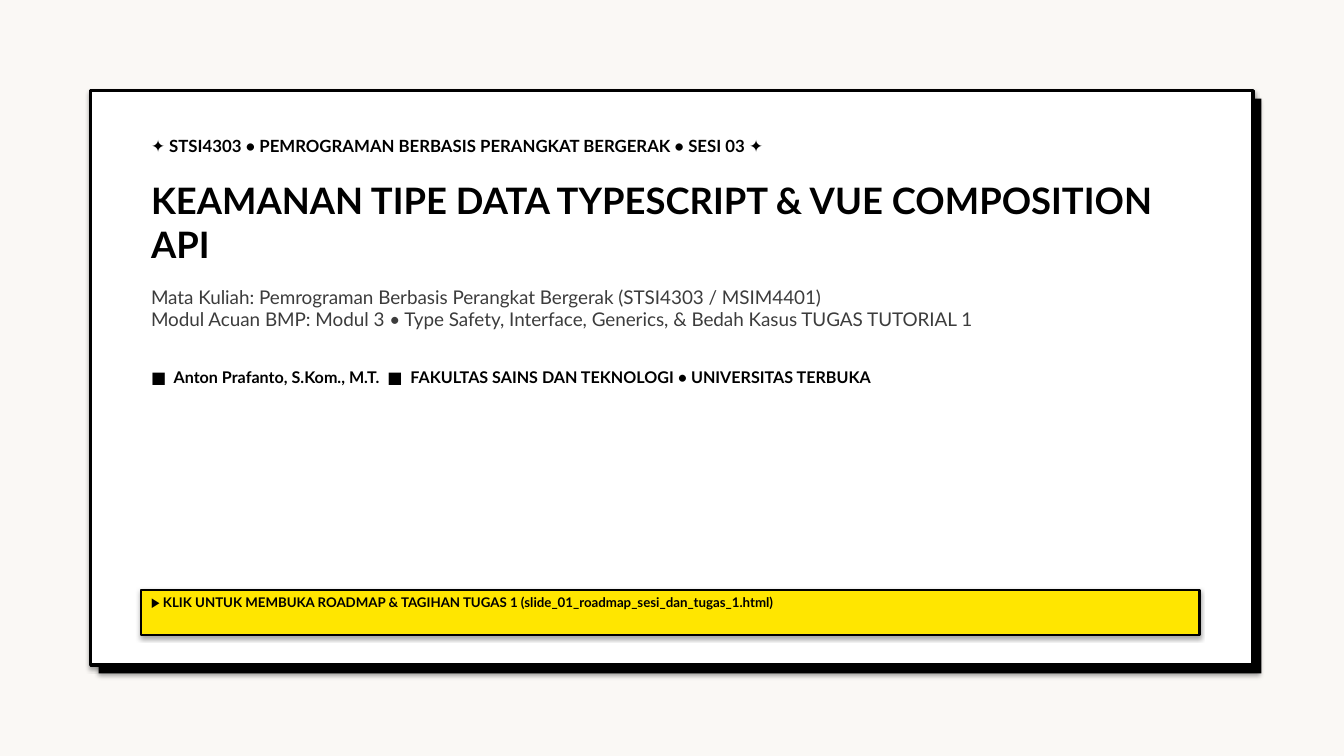
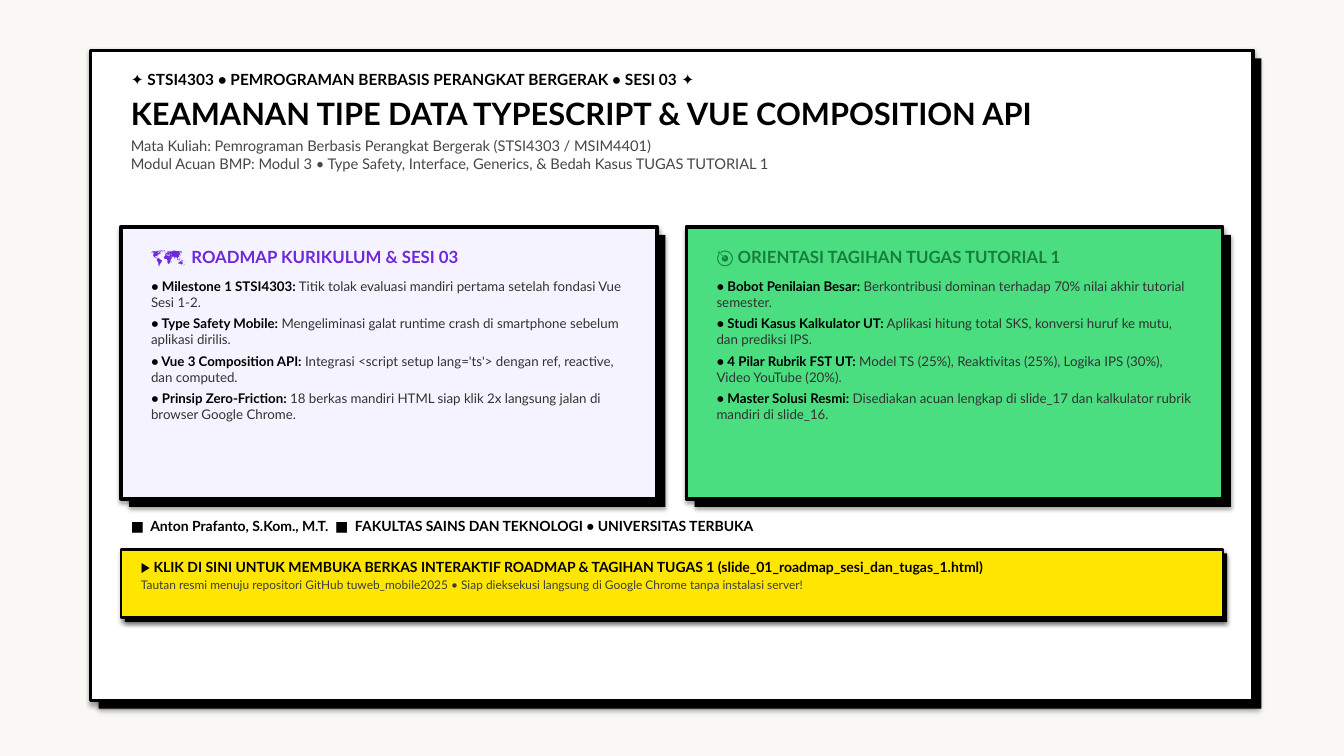
Before and after one commit to antonprafanto/tuweb_mobile2025, a slide deck: slide 1 of slide_presentasi/SESI_03_TypeScript_dan_Komposisi_Vue.pptx. Drawn at 1344x756 pixels with LibreOffice and Linux fonts; fonts in the diff are those of the drawing. Boxes give left, top, right and bottom in pixels: in the first picture for what was removed or moved away, otherwise in the second. Text is boxed around its words. In the diff, an @@ line names an element or a change of style, - is before the commit and + after.

Commit message:
feat(sesi-03): sempurnakan slide 01 pptx dengan kartu komparasi visual roadmap dan tugas 1

```diff
--- a/slide_presentasi/SESI_03_TypeScript_dan_Komposisi_Vue.pptx
+++ b/slide_presentasi/SESI_03_TypeScript_dan_Komposisi_Vue.pptx
@@ rectangle: place and size @@
-rectangle at (91,91,1253,665)
+rectangle at (91,50,1253,701)
@@ rectangle: place and size @@
-rectangle at (99,99,1261,674)
+rectangle at (99,58,1261,709)
@@ text "✦ STSI4303 • PEMROGRAMAN BERBASIS ...": place and size @@
-text "✦ STSI4303 • PEMROGRAMAN BERBASIS ..." at (151,139,1152,385)
+text "✦ STSI4303 • PEMROGRAMAN BERBASIS ..." at (131,73,1031,172)
@@ text "✦ STSI4303 • PEMROGRAMAN BERBASIS ..." at (131,73,1031,172): size 12 to 11 pt in "✦ STSI4303 • PEMROGRAMAN BERBASIS PERANGKAT BERGERAK ..."; size 26 to 22 pt in "KEAMANAN TIPE DATA TYPESCRIPT & VUE COMPOSITION ..."; size 13.5 to 10.5 pt, text colour #3C3C3C to #464646 in "Mata Kuliah: Pemrograman Berbasis Perangkat Bergerak (STSI43 ..."; less space between paragraphs @@
@@ rectangle added at (121,227,657,499), fill #F5F3FF, outline #000000 2.5 pt @@
@@ rectangle added at (129,235,665,507), fill #000000 @@
@@ rectangle added at (687,227,1223,499), fill #4ADE80, outline #000000 2.5 pt @@
@@ rectangle added at (695,235,1231,507), fill #000000 @@
@@ text added at (151,250,621,422), 9.5 pt, text #323232 @@
+🗺️ ROADMAP KURIKULUM & SESI 03
+• Milestone 1 STSI4303: Titik tolak evaluasi mandiri pertama setelah fondasi Vue Sesi 1-2.
+• Type Safety Mobile: Mengeliminasi galat runtime crash di smartphone sebelum aplikasi dirilis.
+• Vue 3 Composition API: Integrasi <script setup lang='ts'> dengan ref, reactive, dan computed.
+• Prinsip Zero-Friction: 18 berkas mandiri HTML siap klik 2x langsung jalan di browser Google Chrome.
@@ text added at (717,251,1191,421), 9.5 pt, text #323232 @@
+🎯 ORIENTASI TAGIHAN TUGAS TUTORIAL 1
+• Bobot Penilaian Besar: Berkontribusi dominan terhadap 70% nilai akhir tutorial semester.
+• Studi Kasus Kalkulator UT: Aplikasi hitung total SKS, konversi huruf ke mutu, dan prediksi IPS.
+• 4 Pilar Rubrik FST UT: Model TS (25%), Reaktivitas (25%), Logika IPS (30%), Video YouTube (20%).
+• Master Solusi Resmi: Disediakan acuan lengkap di slide_17 dan kalkulator rubrik mandiri di slide_16.
@@ text at (174,371,871,385): paragraph removed @@
-■ Anton Prafanto, S.Kom., M.T. ■ FAKULTAS SAINS DAN TEKNOLOGI • UNIVERSITAS TERBUKA
@@ text added at (150,520,753,533), 10 pt, text #000000, bold @@
+■ Anton Prafanto, S.Kom., M.T. ■ FAKULTAS SAINS DAN TEKNOLOGI • UNIVERSITAS TERBUKA
@@ rectangle added at (121,549,1223,618), fill #FFE600, outline #000000 2 pt @@
@@ rectangle: place and size @@
-rectangle at (141,590,1200,635)
+rectangle at (125,554,1227,622)
@@ rectangle at (125,554,1227,622): fill #FFE600 to #000000; outline #000000 1.5 pt to none @@
@@ text at (141,561,983,591): text changed; size 9.5 to 8.5 pt; text colour #000000 to #3C3C3C; bold off @@
-▶ KLIK UNTUK MEMBUKA ROADMAP & TAGIHAN TUGAS 1 (slide_01_roadmap_sesi_dan_tugas_1.html)
+▶ KLIK DI SINI UNTUK MEMBUKA BERKAS INTERAKTIF ROADMAP & TAGIHAN TUGAS 1 (slide_01_roadmap_sesi_dan_tugas_1.html)
+Tautan resmi menuju repositori GitHub tuweb_mobile2025 • Siap dieksekusi langsung di Google Chrome tanpa instalasi server!
```
